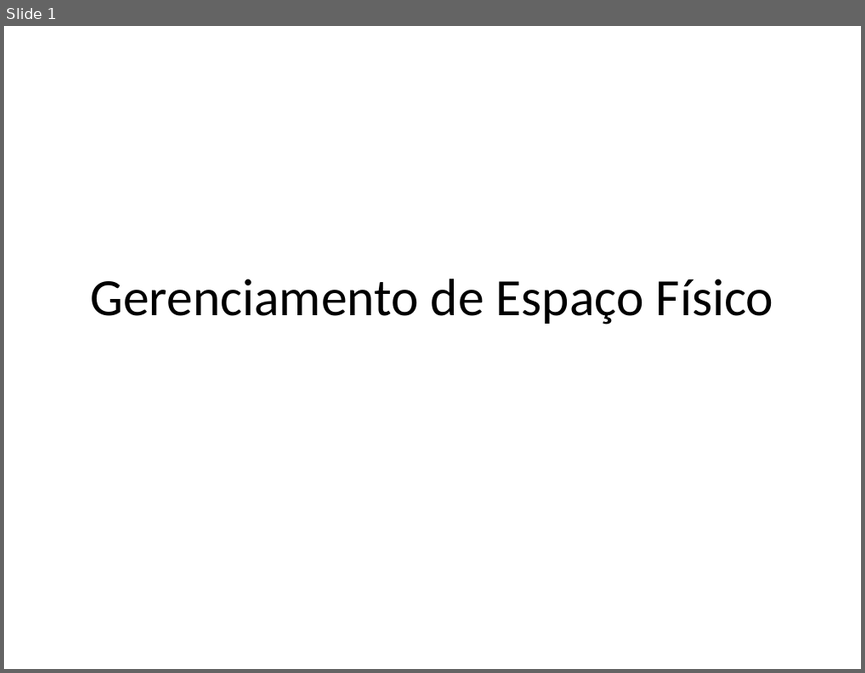
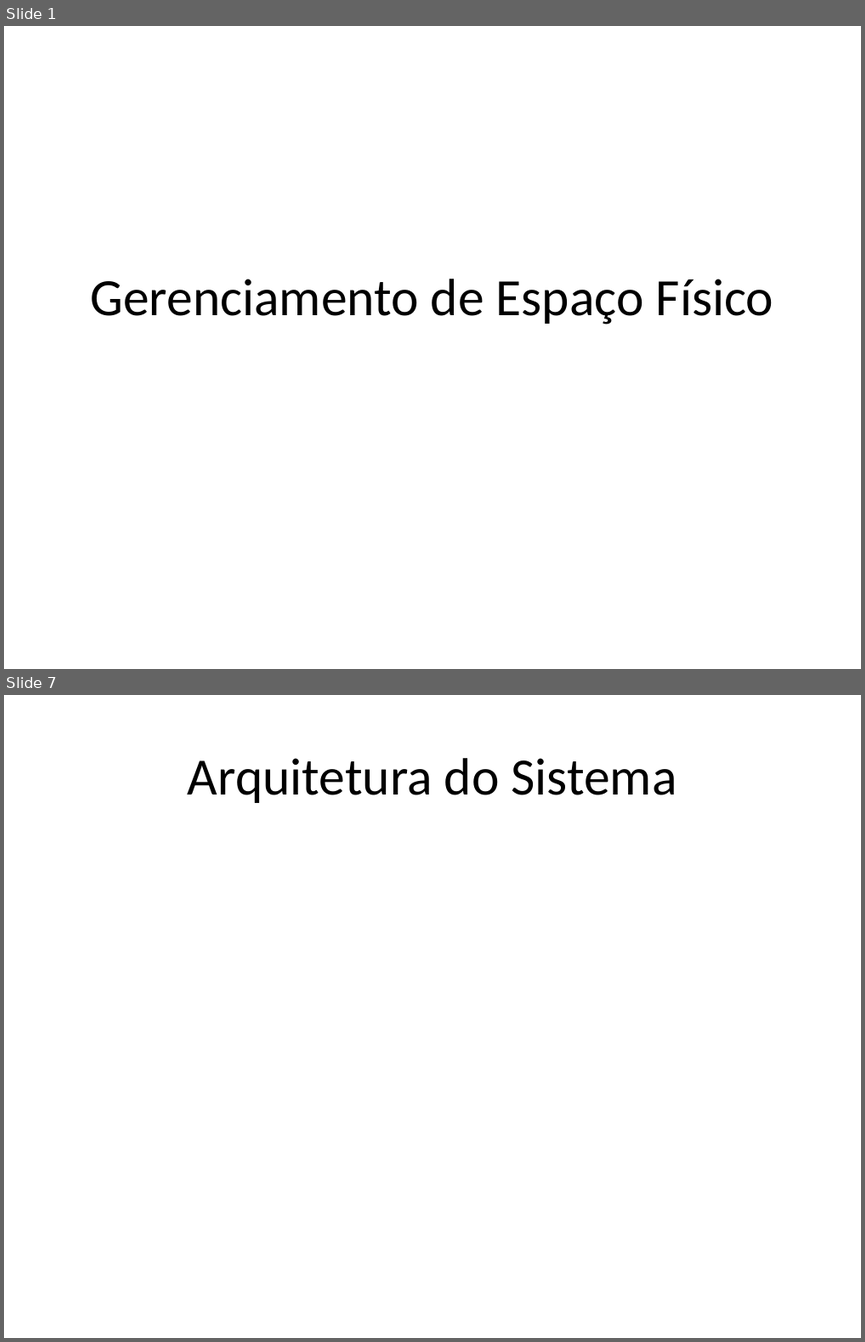
Before and after one commit to brunoccst/GerenciamentoDeEspacoFisico, a slide deck: T3/Apresentação.pptx. Shown one above the other, each under a label of ours: slide 1 before the commit, slides 1 and 7 after it; the slides between them are not shown. The pictures are 865x673 and 865x1342 pixels, drawn with LibreOffice and Linux fonts; fonts in the diff are those of the drawing. Boxes give left, top, right and bottom in pixels: in the first picture for what was removed or moved away, otherwise in the second. Text is boxed around its words. In the diff, an @@ line names an element or a change of style, - is before the commit and + after.

```diff
--- a/T3/Apresentação.pptx
+++ b/T3/Apresentação.pptx
@@ slide 7 added at bbox=[4, 695, 861, 1338], background #FFFFFF @@
@@ title added at bbox=[188, 758, 676, 803], 44 pt, text #000000 @@
+Arquitetura do Sistema
```
Also in this commit, not shown: 7 other slides added, 1 other file.
